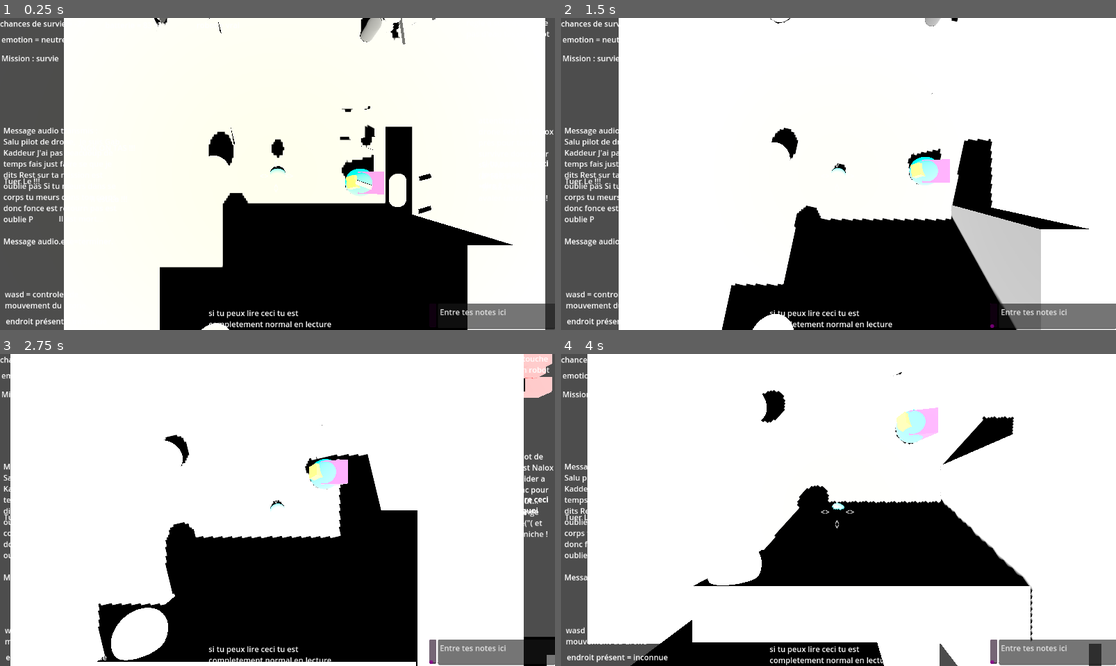
Above: before the commit, frames 1-4 (two rows, left to right).
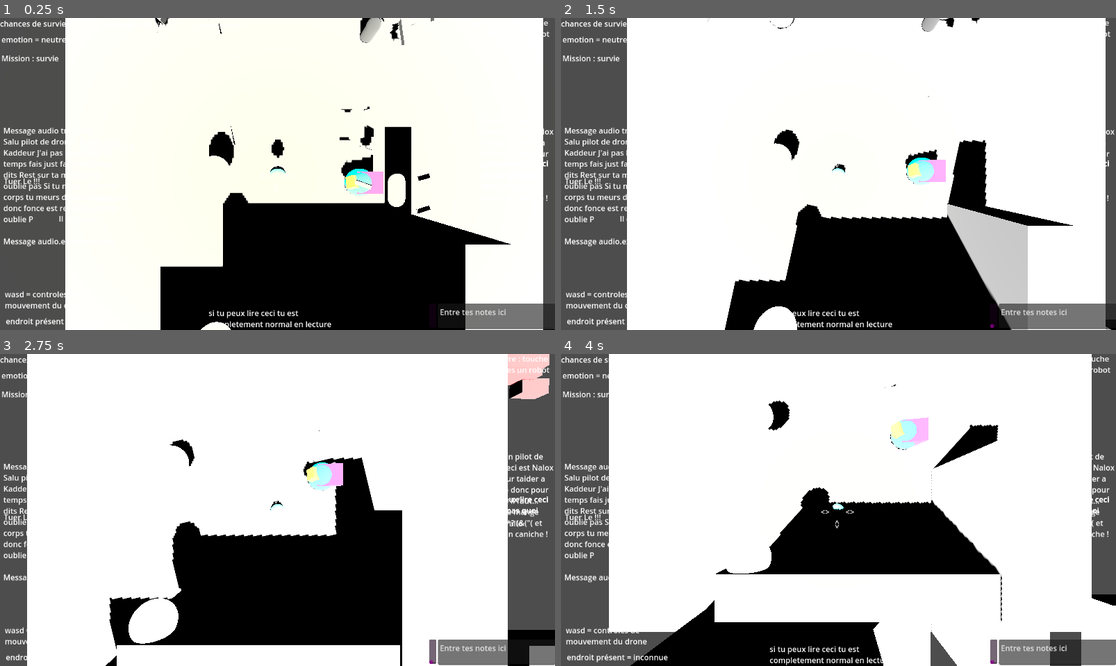
Above: after the commit, the same moments.

Repository: StudioXPEtudiant/25-26.QC.S.S2_Re_TV
Game: Godot game, scene res://Player.tscn
Two runs of this game, one before a commit and one after it. Both use one fixed random seed, a clock stepped at 60 frames per second and the inputs below.
Inputs (mouse positions are in pixels of both pictures, inside the frame that each line leads up to):
- Up to frame 1 (0.25 s): no input
- Up to frame 2 (1.5 s): click (993, 314) at 0.52 s; type "Alex" at 0.6 s; hold S (J1right) from 1.28 s (still down)
- Up to frame 3 (2.75 s): release S (J1right) at 2.03 s; hold D (J1down) from 2.03 s (still down)
- Up to frame 4 (4 s): release D (J1down) at 2.78 s; hold S (J1right) 2.78-3.53 s; hold A (J1up) from 3.53 s (still down)

The runs differ from the first frame. In frame 1, 1.4% of the frame differs, in the area x 11-100%, y 0-100%; in frame 2, 6.0%; in frame 3, 13%; in frame 4, 15%, in the area x 4-100%, y 0-100%.

Commit message:
Le commit du chase scene

Diff:
--- a/Choupy.exe.tscn
+++ b/Choupy.exe.tscn
@@ -50,7 +50,7 @@
 skeleton = NodePath("../../../..")
 
 [node name="spider limb 1 right" type="PhysicalBone3D" parent="RigidBody3D/Skeleton3D"]
-transform = Transform3D(0.810659, 0.519163, -0.270743, -0.583697, 0.752999, -0.303793, 0.0461511, 0.404304, 0.913459, -1.32024, -0.0476835, -1.33447)
+transform = Transform3D(0.810659, 0.519163, -0.270743, -0.583697, 0.752999, -0.303793, 0.0461511, 0.404304, 0.91346, -1.32024, -0.0476835, -1.33447)
 joint_type = 3
 joint_offset = Transform3D(1, 0, 0, 0, 1, 0, 0, 0, 1, 1.10402, 1.26086, 0.847053)
 body_offset = Transform3D(0.810659, 0.519163, -0.270743, -0.583697, 0.752999, -0.303793, 0.0461511, 0.404304, 0.91346, -1.32024, -0.0476835, -1.33447)
@@ -71,7 +71,7 @@
 skeleton = NodePath("../../../..")
 
 [node name="spider limb 1 right2" type="PhysicalBone3D" parent="RigidBody3D/Skeleton3D"]
-transform = Transform3D(0.704692, -0.655897, 0.27057, 0.583893, 0.75275, 0.304033, -0.403086, -0.0562656, 0.913431, 1.56294, -0.161306, -0.461801)
+transform = Transform3D(0.704692, -0.655897, 0.27057, 0.583893, 0.75275, 0.304033, -0.403086, -0.0562657, 0.913431, 1.56294, -0.161306, -0.461801)
 joint_offset = Transform3D(1, 0, 0, 0, 1, 0, 0, 0, 1, -1.19335, 1.12057, 0.0479809)
 body_offset = Transform3D(0.704692, -0.655897, 0.27057, 0.583893, 0.75275, 0.304033, -0.403086, -0.0562656, 0.913431, 1.56294, -0.161306, -0.461801)
 
@@ -85,7 +85,7 @@
 skeleton = NodePath("../../../..")
 
 [node name="spider limb 1 right3" type="PhysicalBone3D" parent="RigidBody3D/Skeleton3D"]
-transform = Transform3D(0.810659, 0.519163, -0.270743, -0.583697, 0.752999, -0.303793, 0.0461511, 0.404304, 0.913459, -1.37475, -0.13512, -0.347566)
+transform = Transform3D(0.810659, 0.519163, -0.270743, -0.583697, 0.752999, -0.303793, 0.0461511, 0.404304, 0.91346, -1.37475, -0.13512, -0.347566)
 joint_offset = Transform3D(1, 0, 0, 0, 1, 0, 0, 0, 1, 1.05162, 0.955987, -0.0957647)
 body_offset = Transform3D(0.810659, 0.519163, -0.270743, -0.583697, 0.752999, -0.303793, 0.0461511, 0.404304, 0.91346, -1.37475, -0.13512, -0.347566)
 
@@ -99,7 +99,7 @@
 skeleton = NodePath("../../../..")
 
 [node name="spider limb 1 right4" type="PhysicalBone3D" parent="RigidBody3D/Skeleton3D"]
-transform = Transform3D(0.704692, -0.655897, 0.27057, 0.583893, 0.75275, 0.304033, -0.403086, -0.0562656, 0.913431, 1.58694, -0.183688, 0.480192)
+transform = Transform3D(0.704692, -0.655897, 0.27057, 0.583893, 0.75275, 0.304033, -0.403086, -0.0562657, 0.913431, 1.58694, -0.183688, 0.480192)
 joint_offset = Transform3D(1, 0, 0, 0, 1, 0, 0, 0, 1, -0.817491, 1.20616, -0.812153)
 body_offset = Transform3D(0.704692, -0.655897, 0.27057, 0.583893, 0.75275, 0.304033, -0.403086, -0.0562656, 0.913431, 1.58694, -0.183688, 0.480192)
 
--- a/Player.tscn
+++ b/Player.tscn
@@ -12,8 +12,8 @@
 [ext_resource type="PackedScene" uid="uid://hcptx1iawdmv" path="res://Hazmat/Hazmat_Character.fbx" id="10_hp6x6"]
 [ext_resource type="PackedScene" uid="uid://dk73riyia2io2" path="res://player .tscn" id="11_3tkgg"]
 [ext_resource type="PackedScene" uid="uid://bmmt2ck0nm67m" path="res://player=platform .tscn" id="12_l6ohk"]
-[ext_resource type="PackedScene" uid="uid://nyb2q1346mf3" path="res://trigger de chase.tscn" id="13_oudfo"]
 [ext_resource type="PackedScene" uid="uid://5safmhwptiu2" path="res://currupt clifford.tscn" id="14_d6rpx"]
+[ext_resource type="Script" uid="uid://2nabmblmc31f" path="res://chase_launch_script.gd" id="14_r3kul"]
 
 [sub_resource type="CanvasItemMaterial" id="CanvasItemMaterial_kpjcp"]
 
@@ -40,6 +40,9 @@
 size = Vector3(6.24115, 0.45459, 7.08496)
 
 [sub_resource type="BoxMesh" id="BoxMesh_aaats"]
+
+[sub_resource type="BoxShape3D" id="BoxShape3D_jatw7"]
+size = Vector3(6.21082, 5.07666, 1)
 
 [node name="Node3D" type="Node3D"]
 transform = Transform3D(0.99989, -0.0118518, 0.0089453, 0.0118291, 0.999927, 0.00257699, -0.00897519, -0.00247089, 0.999957, -0.0614085, -4.76837e-07, 0.0241189)
@@ -828,8 +831,13 @@
 [node name="Node3D9" parent="." instance=ExtResource("12_l6ohk")]
 transform = Transform3D(0.981757, 0.00660294, 0.190022, -0.185796, -0.179024, 0.966142, 0.0403978, -0.983822, -0.174531, 37.4927, -4.49717, -19.7739)
 
-[node name="TriggerDeChase" parent="." instance=ExtResource("13_oudfo")]
-transform = Transform3D(0.999916, 0.00317275, -0.0125198, -0.00323098, 0.999984, -0.00464029, 0.0125049, 0.00468036, 0.99991, 33.9312, -6.02389, -22.5104)
-
 [node name="CurruptClifford" parent="." instance=ExtResource("14_d6rpx")]
 transform = Transform3D(-0.0108828, 0.00851864, -1.01336, -0.0016601, 0.720085, 0.012029, 0.694132, 0.00185579, -0.015859, 47.3549, -6.04164, -26.2319)
+
+[node name="RigidBody3D" type="RigidBody3D" parent="."]
+transform = Transform3D(1, 2.91038e-11, 0, -2.74486e-09, 1, -6.98492e-10, 0, 0, 1, 34.786, -5.1238, -23.6145)
+script = ExtResource("14_r3kul")
+
+[node name="CollisionShape3D" type="CollisionShape3D" parent="RigidBody3D"]
+transform = Transform3D(1, 2.91038e-11, 1.44355e-07, 4.07454e-10, 1, 3.86499e-08, -1.47149e-07, 0, 1, 1.32878, 2.03833, -1.52588e-05)
+shape = SubResource("BoxShape3D_jatw7")
--- a/Player2.tscn
+++ b/Player2.tscn
@@ -31,7 +31,6 @@
 mass = 0.381
 physics_material_override = SubResource("PhysicsMaterial_g3ar4")
 gravity_scale = 0.001
-linear_velocity = Vector3(0, -0.2, 0)
 script = ExtResource("1_mjxxk")
 movespeed = 2
 
--- /dev/null
+++ b/chase_launch_script.gd
@@ -0,0 +1,14 @@
+extends RigidBody3D
+
+
+# Called when the node enters the scene tree for the first time.
+func _ready() -> void:
+	pass # Replace with function body.
+
+
+# Called every frame. 'delta' is the elapsed time since the previous frame.
+func _process(delta: float) -> void:
+	pass
+func body_entered(delta:float):
+	var new_node = Node2D.new()
+	pass
--- /dev/null
+++ b/player_2_chase_script.gd
@@ -0,0 +1,11 @@
+extends Node3D
+
+
+# Called when the node enters the scene tree for the first time.
+func _ready() -> void:
+	pass # Replace with function body.
+
+
+# Called every frame. 'delta' is the elapsed time since the previous frame.
+func _process(delta: float) -> void:
+	pass
--- a/trigger de chase.tscn
+++ b/trigger de chase.tscn
@@ -5,6 +5,8 @@
 
 [node name="TriggerDeChase" type="Node3D"]
 
+[node name="RigidBody3D" type="RigidBody3D" parent="."]
+
 [node name="Area3D" type="Area3D" parent="."]
 
 [node name="CollisionShape3D" type="CollisionShape3D" parent="Area3D"]
Not shown: 1 places in Player.tscn that only renumber resources
Not shown, added: chase_launch_script.gd.uid
Not shown, added: player_2_chase_script.gd.uid
